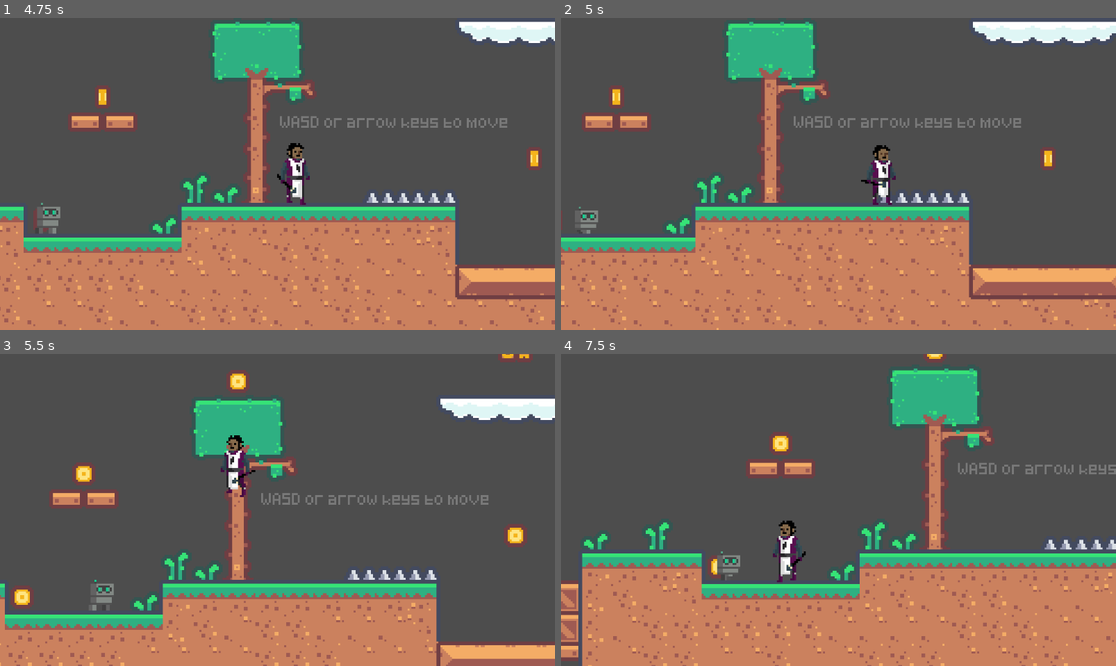
Above: before the commit, frames 1-4 (two rows, left to right).
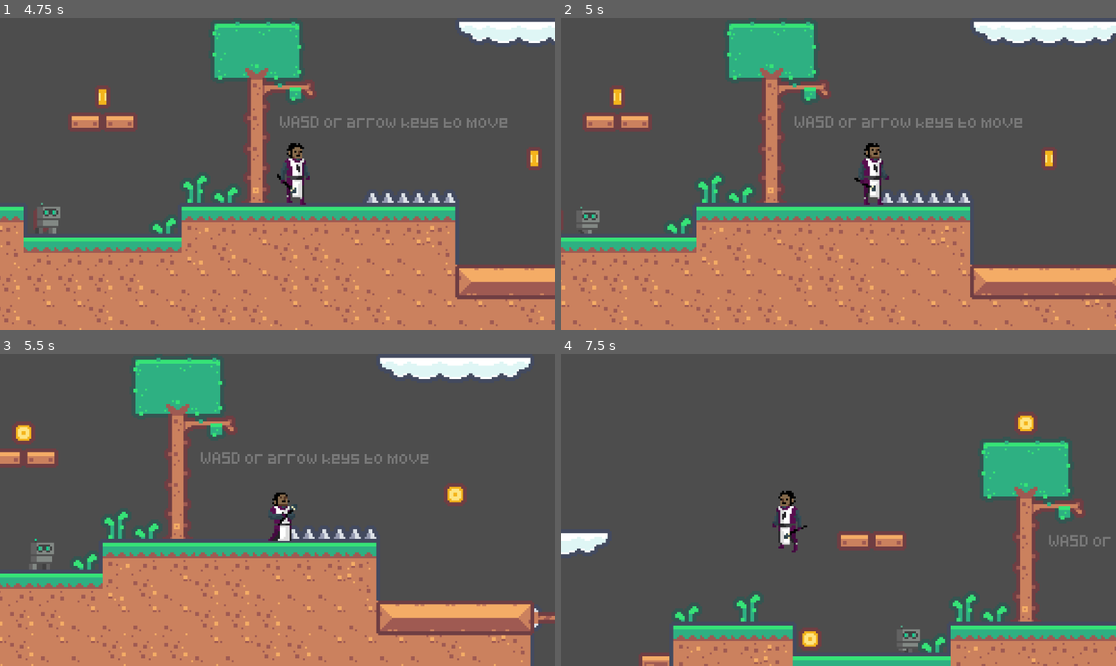
Above: after the commit, the same moments.

Repository: choice-games-media/the-holy-path-reawakened
Game: Godot game, scene res://scenes/menu.tscn
The game is run twice, just before and just after one commit, with the same random seed, the same clock (stepped at 60 frames per second) and the same inputs.
Inputs:
- Up to frame 1 (4.75 s): click "Play" at 0.5 s; hold D (move_right) 1.28-2.78 s; tap Space (jump) at 1.52, 2.27, 3.77, 4.52 s; hold A (move_left) 2.78-3.53 s; hold D (move_right) from 3.53 s (still down)
- Up to frame 2 (5 s): keep holding D (move_right)
- Up to frame 3 (5.5 s): release D (move_right) at 5.03 s; hold A (move_left) from 5.03 s (still down); tap Space (jump) at 5.27 s
- Up to frame 4 (7.5 s): release A (move_left) at 5.78 s; hold D (move_right) 5.78-6.53 s; hold A (move_left) from 6.53 s (still down); tap Space (jump) at 6.77 s

Frame 1 is identical in both runs. In frame 2, 3.8% of the frame differs, in the area x 0-100%, y 0-100%; in frame 3, 38%; in frame 4, 43%.

Commit message:
Unfucking the spike hitbox
HOW did this even happen??

Diff:
--- a/scenes/game.tscn
+++ b/scenes/game.tscn
@@ -401,7 +401,10 @@
 
 [sub_resource type="WorldBoundaryShape2D" id="WorldBoundaryShape2D_ignnk"]
 
-[sub_resource type="RectangleShape2D" id="RectangleShape2D_a2eyv"]
+[sub_resource type="RectangleShape2D" id="RectangleShape2D_swpmj"]
+size = Vector2(42, 7)
+
+[sub_resource type="RectangleShape2D" id="RectangleShape2D_qscxg"]
 size = Vector2(8, 40)
 
 [node name="Game" type="Node2D"]
@@ -457,15 +460,15 @@
 
 [node name="Spikes" parent="World/Killzones" instance=ExtResource("5_t0ifi")]
 
-[node name="CollisionShape2D" type="CollisionShape2D" parent="World/Killzones/Spikes"]
-position = Vector2(72, 11.5)
-shape = SubResource("RectangleShape2D_a2eyv")
+[node name="CollisionShape2D2" type="CollisionShape2D" parent="World/Killzones/Spikes"]
+position = Vector2(71, 11.5)
+shape = SubResource("RectangleShape2D_swpmj")
 
 [node name="Spikes2" parent="World/Killzones" instance=ExtResource("5_t0ifi")]
 
 [node name="CollisionShape2D" type="CollisionShape2D" parent="World/Killzones/Spikes2"]
 position = Vector2(-308, 56)
-shape = SubResource("RectangleShape2D_a2eyv")
+shape = SubResource("RectangleShape2D_qscxg")
 
 [node name="Characters" type="Node" parent="."]
 
@@ -527,12 +530,12 @@
 
 [connection signal="body_entered" from="World/Foreground/Coin" to="World/Foreground/Coin" method="_on_body_entered"]
 [connection signal="body_entered" from="World/Foreground/Key" to="World/Foreground/Key" method="_on_body_entered"]
-[connection signal="body_entered" from="World/Foreground/@Area2D@23039" to="World/Foreground/@Area2D@23039" method="_on_body_entered"]
-[connection signal="body_entered" from="World/Foreground/@Area2D@23040" to="World/Foreground/@Area2D@23040" method="_on_body_entered"]
-[connection signal="body_entered" from="World/Foreground/@Area2D@23041" to="World/Foreground/@Area2D@23041" method="_on_body_entered"]
-[connection signal="body_entered" from="World/Foreground/@Area2D@23042" to="World/Foreground/@Area2D@23042" method="_on_body_entered"]
-[connection signal="body_entered" from="World/Foreground/@Area2D@23043" to="World/Foreground/@Area2D@23043" method="_on_body_entered"]
-[connection signal="body_entered" from="World/Foreground/@Area2D@23044" to="World/Foreground/@Area2D@23044" method="_on_body_entered"]
-[connection signal="body_entered" from="World/Foreground/@Area2D@23045" to="World/Foreground/@Area2D@23045" method="_on_body_entered"]
-[connection signal="body_entered" from="World/Foreground/@Area2D@23046" to="World/Foreground/@Area2D@23046" method="_on_body_entered"]
-[connection signal="body_entered" from="World/Foreground/@Area2D@23047" to="World/Foreground/@Area2D@23047" method="_on_body_entered"]
+[connection signal="body_entered" from="World/Foreground/@Area2D@38803" to="World/Foreground/@Area2D@38803" method="_on_body_entered"]
+[connection signal="body_entered" from="World/Foreground/@Area2D@38804" to="World/Foreground/@Area2D@38804" method="_on_body_entered"]
+[connection signal="body_entered" from="World/Foreground/@Area2D@38805" to="World/Foreground/@Area2D@38805" method="_on_body_entered"]
+[connection signal="body_entered" from="World/Foreground/@Area2D@38806" to="World/Foreground/@Area2D@38806" method="_on_body_entered"]
+[connection signal="body_entered" from="World/Foreground/@Area2D@38807" to="World/Foreground/@Area2D@38807" method="_on_body_entered"]
+[connection signal="body_entered" from="World/Foreground/@Area2D@38808" to="World/Foreground/@Area2D@38808" method="_on_body_entered"]
+[connection signal="body_entered" from="World/Foreground/@Area2D@38809" to="World/Foreground/@Area2D@38809" method="_on_body_entered"]
+[connection signal="body_entered" from="World/Foreground/@Area2D@38810" to="World/Foreground/@Area2D@38810" method="_on_body_entered"]
+[connection signal="body_entered" from="World/Foreground/@Area2D@38811" to="World/Foreground/@Area2D@38811" method="_on_body_entered"]
Not shown: 1 places in scenes/game.tscn that only renumber resources
